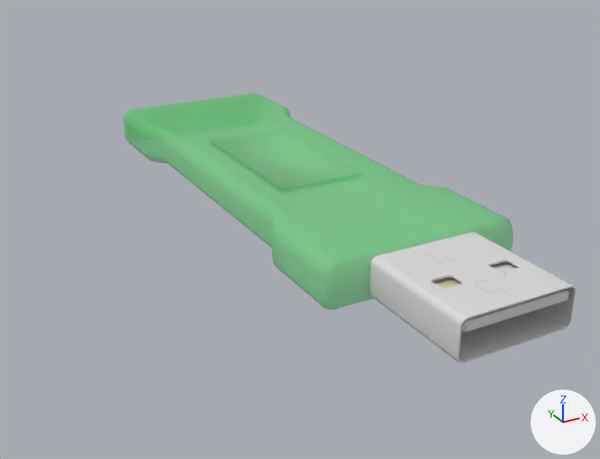
The OBJ model ECommerceSite/my-react-app/src/models/usbdrive.obj: old version first, new version second.
The view is the same before and after, from a 50 mm lens placed at (-3.22, -5.84, 2.5), pointed at (-0.14, -0.24, -0.3). The axes (+X, +Y, +Z) are drawn at lower right. The lights are the same throughout. Where no turn or scale is listed for an object, it has been applied to the vertices.

In view in the first picture: '02_USB_out_004_Mesh.007', '02_flash_body_004_Mesh.006'.
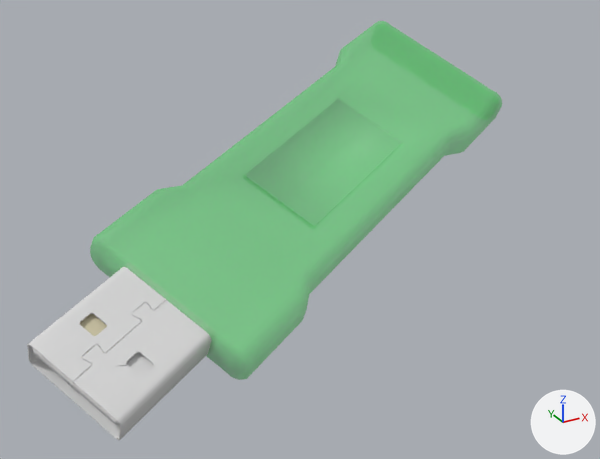
Where the change shows, as pixel boxes (x1, y1, x2, y2) in the pictures (600 x 459 px; the box of a moved part takes in the faces that stretch with it):
'02_USB_out_004_Mesh.007', reshaped (129% wider, 218% taller)
    before: (369, 232, 576, 363)
    after: (27, 21, 502, 440)
'02_flash_body_004_Mesh.006', deleted (green)
    before: (123, 93, 513, 310)
part 1 of me_02_usb_out_004_mesh_007, moved or reshaped
    before: (369, 232, 576, 363)
    after: (27, 267, 211, 440)
part 2 of me_02_usb_out_004_mesh_007, moved or reshaped
    before: (432, 262, 569, 333)
    after: (33, 303, 163, 424)
part 3 of me_02_usb_out_004_mesh_007, added (green)
    after: (90, 21, 502, 380)

What changed in the scene script:
```text
Change me_02_usb_out_004_mesh_007:
    used by ob_02_usb_out_004_mesh_007; location = (0.0, 0.0, 0.0)
    remove me_02_usb_out_004_mesh_007.from_pydata(...)  # 5046 vertices, 5068 faces; spans x -0.448..0.454, y -2.685..-1.705, z -0.163..0.144
    add me_02_usb_out_004_mesh_007.from_pydata(...)  # 5554 vertices, 5567 faces; spans x -2.498..2.422, y -1.366..1.549, z -1.072..1.028
    me_02_usb_out_004_mesh_007 part 1: the loose piece of 3786 vertices spanning x -0.448..0.454, y -2.685..-1.705, z -0.163..0.144 is multiplied about its middle by the matrix ((0.454, 0.862, -0.047), (-0.753, 0.37, -0.496), (-0.421, 0.267, 0.838)), then moved by (-1.871, 1.405, -0.632)
    me_02_usb_out_004_mesh_007 part 2: the loose piece of 220 vertices spanning x -0.414..0.413, y -2.682..-1.709, z -0.131..0.104 is multiplied about its middle by the matrix ((0.454, 0.862, -0.047), (-0.753, 0.37, -0.496), (-0.421, 0.267, 0.838)), then moved by (-1.869, 1.41, -0.63)
    me_02_usb_out_004_mesh_007 part 3: a new loose piece of 380 vertices spanning x -1.852..2.422, y -1.272..1.549, z -0.974..1.028, in mat_material__13_004 (green #6ade7f)
    add me_02_usb_out_004_mesh_007.materials.append(mat_material__13_004)  # green #6ade7f
Remove ob_02_flash_body_004_mesh_006:
    ob_02_flash_body_004_mesh_006 = bpy.data.objects.new('02_flash_body_004_Mesh.006', me_02_flash_body_004_mesh_006)
    ob_02_flash_body_004_mesh_006.location = (0.0, 0.0, 0.0)
```
